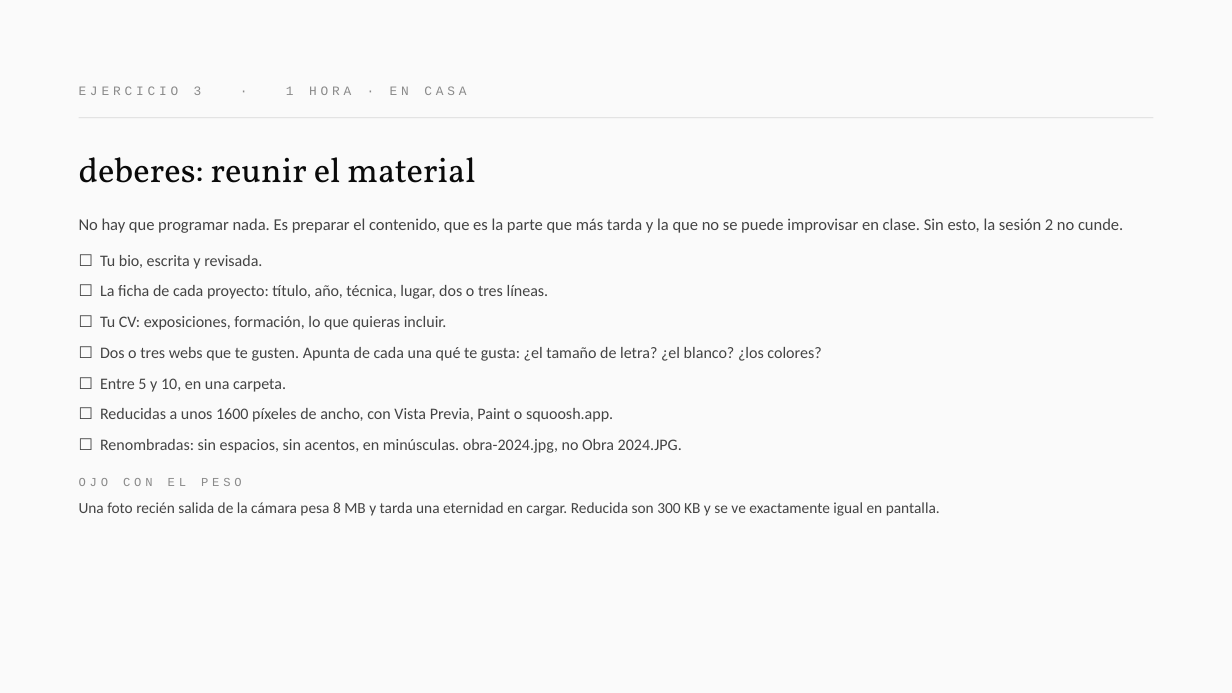
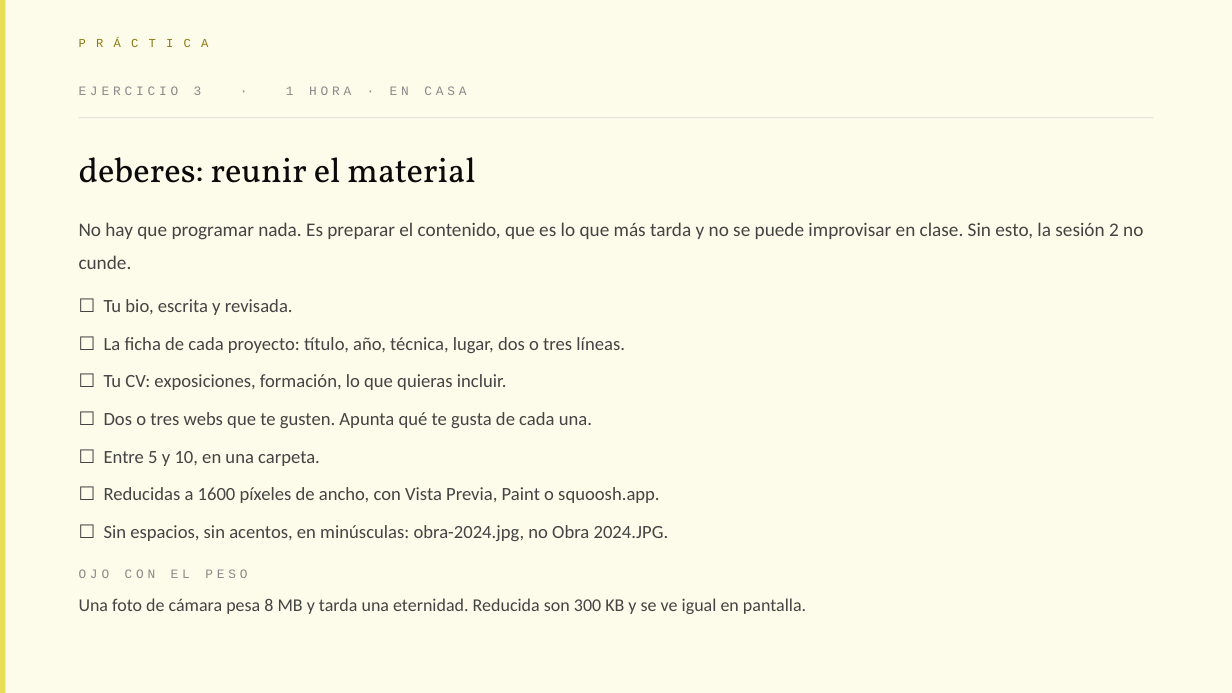
Before and after one commit to meowrhino/tallerEscocesa, a slide deck: slide 40 of presentaciones/Sesion-1-HTML.pptx (slide 39 before the commit). Drawn at 1232x693 pixels with LibreOffice and Linux fonts; fonts in the diff are those of the drawing. Boxes give left, top, right and bottom in pixels: in the first picture for what was removed or moved away, otherwise in the second. Text is boxed around its words. In the diff, an @@ line names an element or a change of style, - is before the commit and + after.

```diff
--- a/presentaciones/Sesion-1-HTML.pptx
+++ b/presentaciones/Sesion-1-HTML.pptx
@@ rectangle at (0,0,1232,693): fill #FAFAFA to #FDFBE9 @@
@@ rectangle added at (0,0,6,693), fill #E8DD58 @@
@@ text added at (79,31,1153,54), 9.5 pt, text #8A7C14 @@
+PRÁCTICA
@@ text at (79,222,1143,269): text changed; size 12.9 to 15 pt @@
-No hay que programar nada. Es preparar el contenido, que es la parte que más tarda y la que no se puede improvisar en clase. Sin esto, la sesión 2 no cunde.
+No hay que programar nada. Es preparar el contenido, que es lo que más tarda y no se puede improvisar en clase. Sin esto, la sesión 2 no cunde.
@@ text at (79,299,625,578): size 12.5 to 14.5 pt in "☐ Tu bio, escrita y revisada.", "☐ La ficha de cada proyecto: título, ...", "☐ Tu CV: exposiciones, formación, lo que ...", "☐ Entre 5 y 10, en una ..."; size 9.5 to 10 pt in "OJO CON EL PESO"; line spacing 1.32 to 1.4; line spacing 1.18 to 1.25 @@
@@ text at (104,412,592,428): text changed; size 12.5 to 14.5 pt @@
-☐ Dos o tres webs que te gusten. Apunta de cada una qué te gusta: ¿el tamaño de letra? ¿el blanco? ¿los colores?
+☐ Dos o tres webs que te gusten. Apunta qué te gusta de cada una.
@@ text at (104,487,669,541): text changed; size 12.5 to 14.5 pt @@
-☐ Reducidas a unos 1600 píxeles de ancho, con Vista Previa, Paint o squoosh.app.
-☐ Renombradas: sin espacios, sin acentos, en minúsculas. obra-2024.jpg, no Obra 2024.JPG.
+☐ Reducidas a 1600 píxeles de ancho, con Vista Previa, Paint o squoosh.app.
+☐ Sin espacios, sin acentos, en minúsculas: obra-2024.jpg, no Obra 2024.JPG.
@@ text at (79,598,806,614): text changed; size 12.1 to 14 pt @@
-Una foto recién salida de la cámara pesa 8 MB y tarda una eternidad en cargar. Reducida son 300 KB y se ve exactamente igual en pantalla.
+Una foto de cámara pesa 8 MB y tarda una eternidad. Reducida son 300 KB y se ve igual en pantalla.
```
Also in this commit, not shown: 34 other slides changed, 8 slides added, 7 slides removed, 10 other files.
